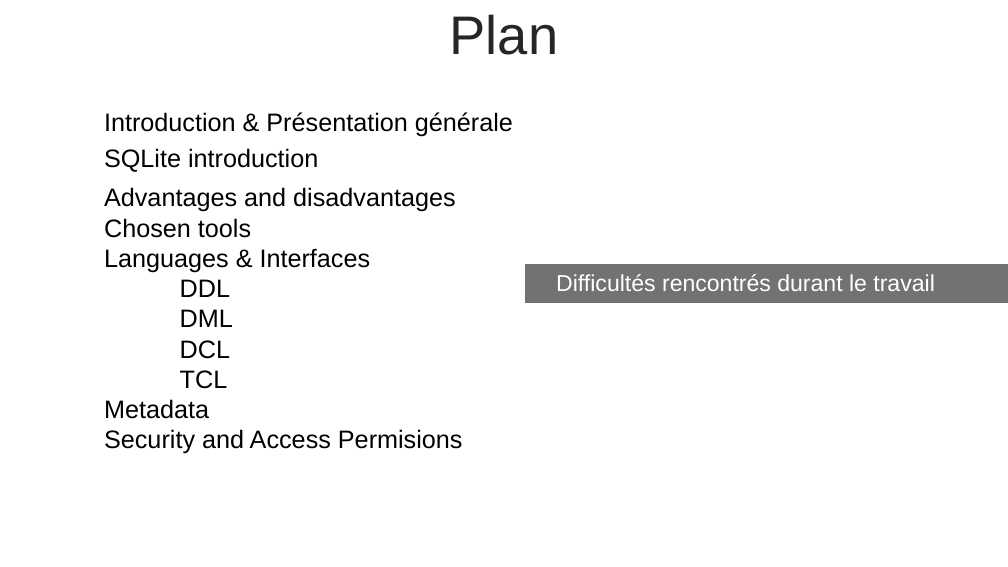
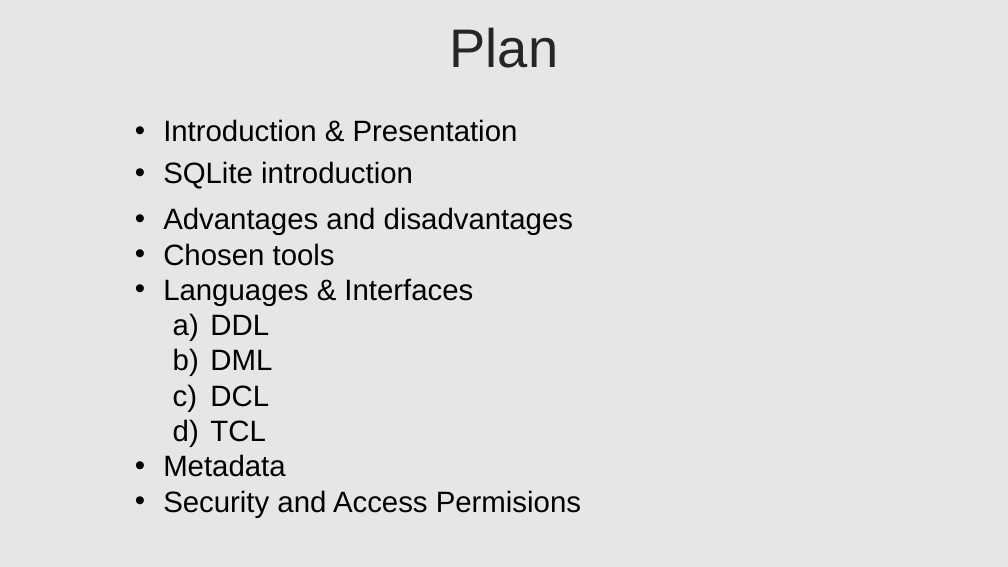
Before and after one commit to lahcenrahlaoui/Wingardium_Leviosaaaa, a slide deck: slide 2 of Presentation-projet-SQLite [Autosaved].pptx. Drawn at 1008x567 pixels with LibreOffice and Linux fonts; fonts in the diff are those of the drawing. Boxes give left, top, right and bottom in pixels: in the first picture for what was removed or moved away, otherwise in the second. Text is boxed around its words. In the diff, an @@ line names an element or a change of style, - is before the commit and + after.

```diff
--- a/Presentation-projet-SQLite [Autosaved].pptx
+++ b/Presentation-projet-SQLite [Autosaved].pptx
@@ background #FFFFFF to #E7E6E6 @@
@@ text "Plan": place and size @@
-text "Plan" at bbox=[450, 14, 559, 55]
+text "Plan" at bbox=[450, 27, 559, 68]
@@ text "Introduction & Presentation": place and size @@
-text "Introduction & Presentation" at bbox=[104, 112, 513, 454]
+text "Introduction & Presentation" at bbox=[163, 119, 581, 518]
@@ text at bbox=[163, 119, 518, 142]: text changed; size 24 to 28 pt @@
-Introduction & Présentation générale
+• Introduction & Presentation
@@ text at bbox=[163, 161, 581, 518]: size 24 to 28 pt in "SQLite introduction", "Advantages and disadvantages", "Chosen tools", "Languages & Interfaces" and 6 more places; bullet none to •; more space between paragraphs; bullet none to a); list level 1 to 2 in "DDL"; list level 1 to 2 in "DML"; list level 1 to 2 in "DCL"; list level 1 to 2 in "TCL" @@
@@ rectangle removed at bbox=[526, 265, 1008, 303] @@
@@ rectangle removed at bbox=[526, 265, 1008, 303] @@
-Difficultés rencontrés durant le travail
```
Also in this commit, not shown: 3 other slides changed.
